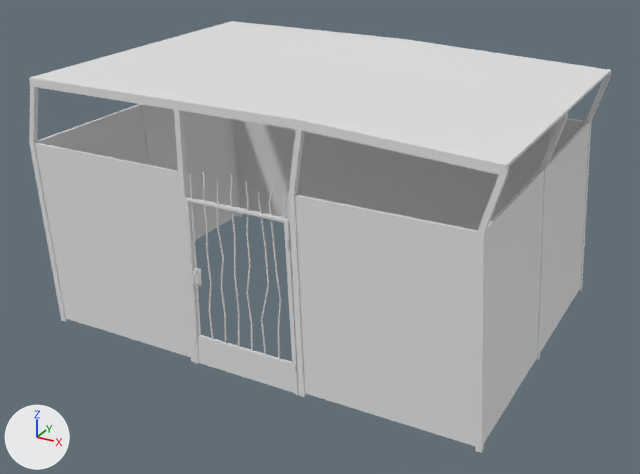
A saved change to the FBX model Assets/Models/Props/TrashEnclosure/TrashEnclosure.fbx.
Both versions are drawn from a 50 mm camera at (16.99, 27.87, 3.37) aimed at (9.95, 40.67, -3.03). Every picture has the same lights, and +X, +Y and +Z are marked at lower left. The first picture is the older version.

The first picture shows 'Gate.002', 'Plane.089'.
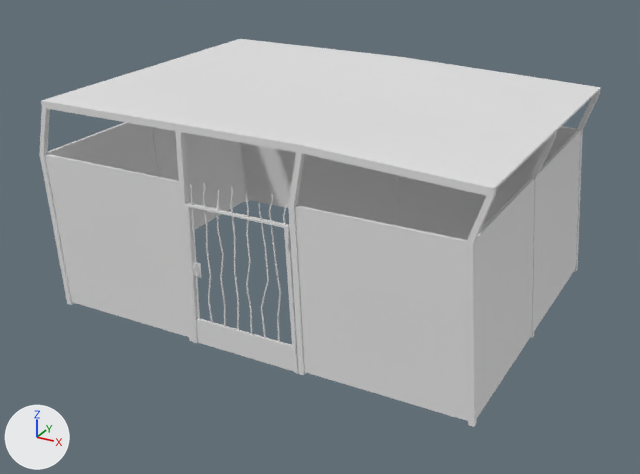
The edits, one by one:
me_plane_055 is used by ob_plane_089; location (9.94, 40.77, -1.97).
me_plane_055 had 290 vertices, 277 faces and spanned x -4.18..4.06, y -2.68..3.2, z -2.59..1.91.
me_plane_055 now has 290 vertices, 277 faces and spans x -3.97..3.92, y -2.68..3.2, z -2.15..1.59.
me_plane_055 part 2: 290 of 290 vertices moved; they spanned x -4.18..4.06, y -2.68..3.2, z -2.59..1.91 and now span x -3.97..3.92, y -2.68..3.2, z -2.15..1.59; mean shift (0.02, 0.0, 0.0).
me_cube_162 is used by ob_gate_002; location (0.0, 0.0, 0.0).
me_cube_162 had 552 vertices, 508 faces and spanned x 8.98..10.97, y 38.03..38.19, z -4.56..-1.05.
me_cube_162 now has 552 vertices, 508 faces and spans x -0.86..1.14, y -0.09..0.07, z -1.8..1.12.
me_cube_162 part 1: the whole mesh is scaled about its middle by (1, 1, 0.832), then moved by (-9.83, -38.12, 2.46).
Object 'Plane.089' (ob_plane_089) moves from (9.94, 40.77, -1.97) to (9.94, 40.77, -2.0).
Object 'Gate.002' (ob_gate_002) moves from (0.0, 0.0, 0.0) to (9.83, 38.12, -2.36).

Where the change shows, as pixel boxes [x1, y1, x2, y2] in the pictures (640 x 474 px):
'Plane.089', reshaped, moved (10% shorter)
    before: [29, 21, 611, 453]
    after: [39, 39, 601, 427]
'Gate.002', rescaled (14% shorter)
    before: [184, 172, 299, 395]
    after: [185, 183, 298, 374]
